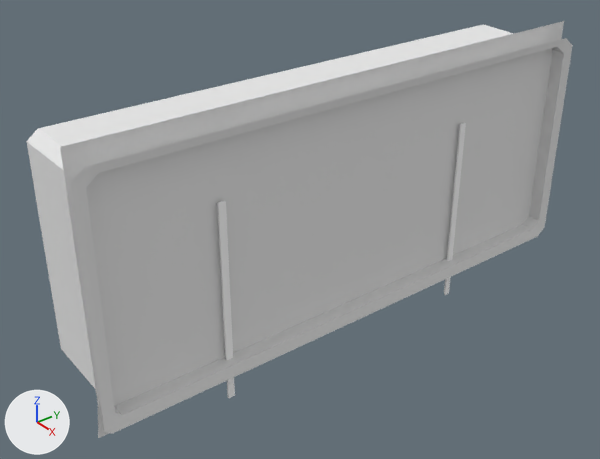
The Blender file dev/blender/instruments/fuel.blend, before and after one commit.
One viewpoint serves both versions: a 50 mm lens placed at (-0.3088, -0.4535, 0.0564), pointed at (-0.3686, -0.407, 0.0158). Lighting does not change. The marker at lower left points along +X, +Y and +Z. The picture after the commit comes second.

The first picture shows 'Case', 'Face', 'LeftFuelNeedle', 'RightFuelNeedle'.
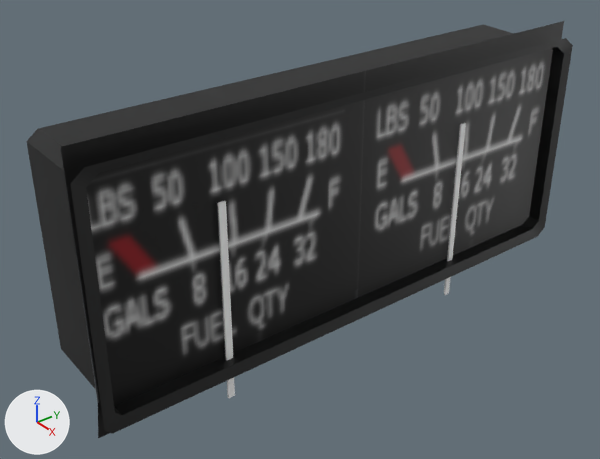
Where the newer file only moved an object's origin or applied its transform, the numbers keep the older frame.

What the commit changed:
Picture 'fuel-oil.png.001' (img_fuel_oil_png_001) is new.
Material 'fuel' (mat_fuel) is new.
Its texture is img_fuel_oil_png_001.
me_mesh_005 has 9 vertices, 4 faces and spans x -0.3636, y 0.0058..0.0332, z 0.3738..0.4333.
me_mesh_005 no longer uses material mat_face (white #e7e7e7).
me_mesh_005 gains material mat_fuel (picture img_fuel_oil_png_001).
me_plane_000 has 30 vertices, 20 faces and spans x -0.3735..-0.3619, y 0.0072..0.0319, z 0.374..0.4333.
me_plane_000 no longer uses material mat_material_001 (white #e7e7e7).
me_plane_000 gains material mat_fuel (picture img_fuel_oil_png_001).

Pixel boxes [x1, y1, x2, y2] of what changed, in the pictures (600 x 459 px):
'Face', recoloured (white to black)
    both: [60, 21, 564, 438]
'Case', recoloured (white to black)
    both: [26, 24, 573, 434]
